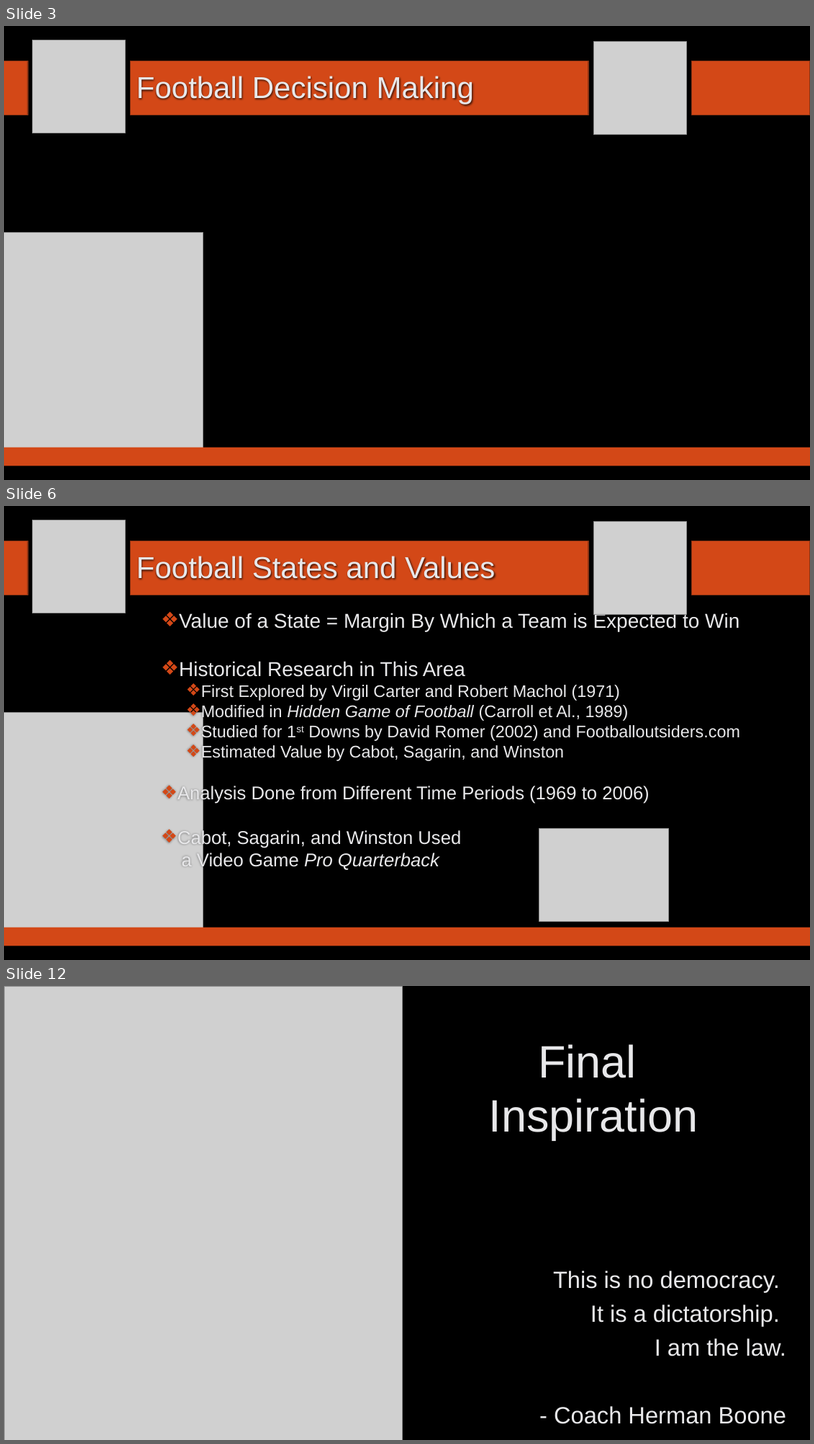
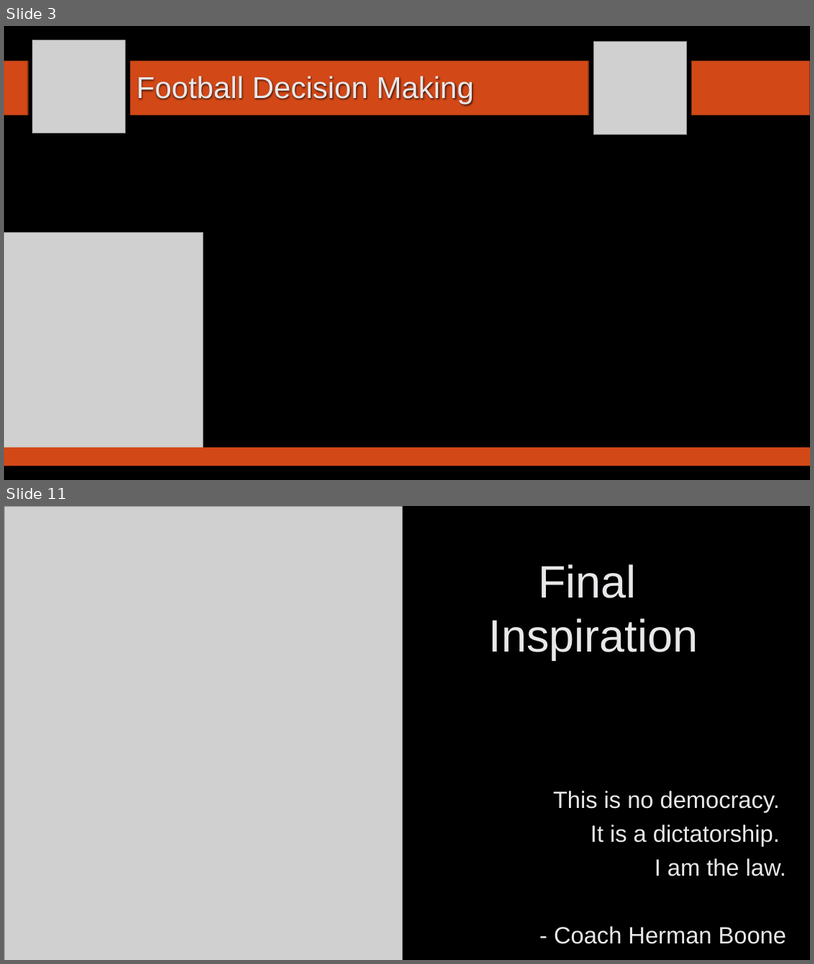
Before and after one commit to SuperMarioGiacomazzo/STOR390_WEBSITE, a slide deck: Slides/Football 4/Footballl_4_Lecture.pptx. Shown one above the other, each under a label of ours: slides 3, 6 and 12 before the commit, slides 3 and 11 after it; the slides between them are not shown. The pictures are 814x1444 and 814x964 pixels, drawn with LibreOffice and Linux fonts; fonts in the diff are those of the drawing; grey boxes stand for pictures; background and template pictures are left out. Boxes give left, top, right and bottom in pixels: in the first picture for what was removed or moved away, otherwise in the second. Text is boxed around its words. In the diff, an @@ line names an element or a change of style, - is before the commit and + after.

```diff
--- a/Slides/Football 4/Footballl_4_Lecture.pptx
+++ b/Slides/Football 4/Footballl_4_Lecture.pptx
@@ slide 6 removed at [4,506,810,960], background picture (left out) @@
@@ picture removed at [32,520,126,613] @@
@@ picture removed at [594,521,687,614] @@
@@ rectangle removed at [4,541,28,595] @@
@@ rectangle removed at [131,541,589,595] @@
@@ rectangle removed at [692,541,810,595] @@
@@ title removed at [136,556,495,580] @@
-Football States and Values
@@ text removed at [178,612,741,870] @@
-❖ Value of a State = Margin By Which a Team is Expected to Win
-❖ Historical Research in This Area
-  ❖ First Explored by Virgil Carter and Robert Machol (1971)
-  ❖ Modified in Hidden Game of Football (Carroll et Al., 1989)
-  ❖ Studied for 1st Downs by David Romer (2002) and Footballoutsiders.com
-  ❖ Estimated Value by Cabot, Sagarin, and Winston
-❖ Analysis Done from Different Time Periods (1969 to 2006)
-❖ Cabot, Sagarin, and Winston Used
-a Video Game Pro Quarterback
@@ picture removed at [4,713,203,928] @@
@@ picture removed at [540,828,669,921] @@
@@ rectangle removed at [4,927,810,946] @@
@@ what was slide 12 is now slide 11 @@
```
Also in this commit, not shown: 1 slide changed, 7 slides added, 7 other slides removed, 6 other files.
